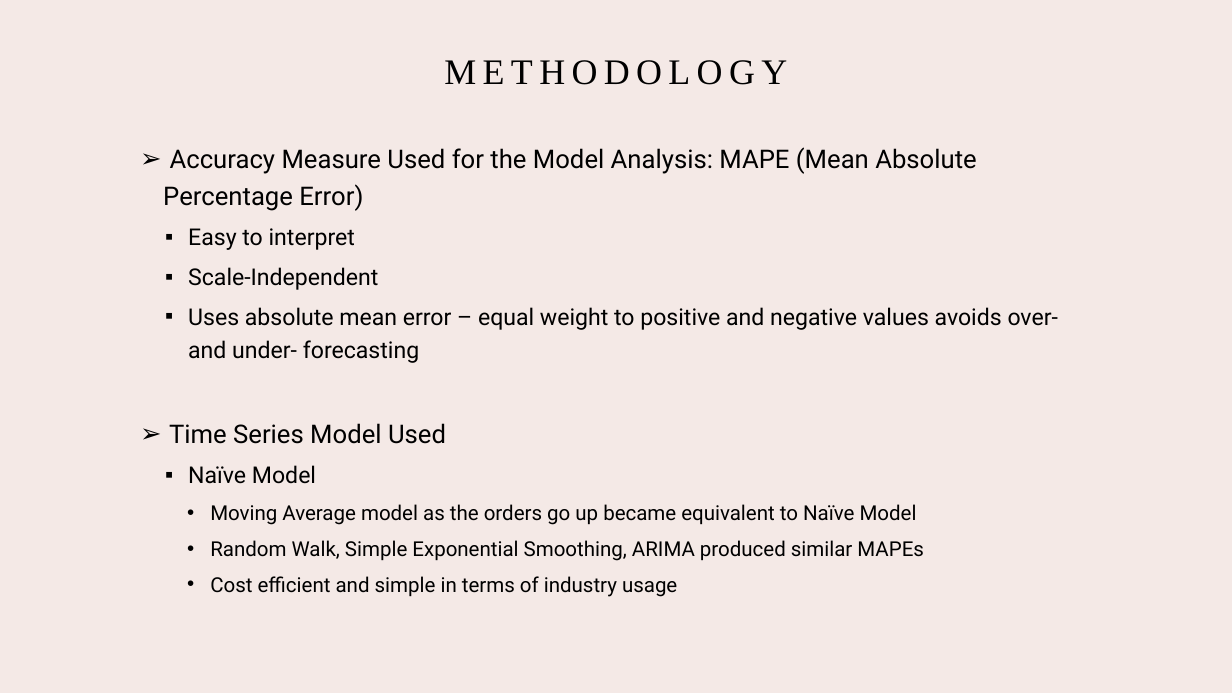
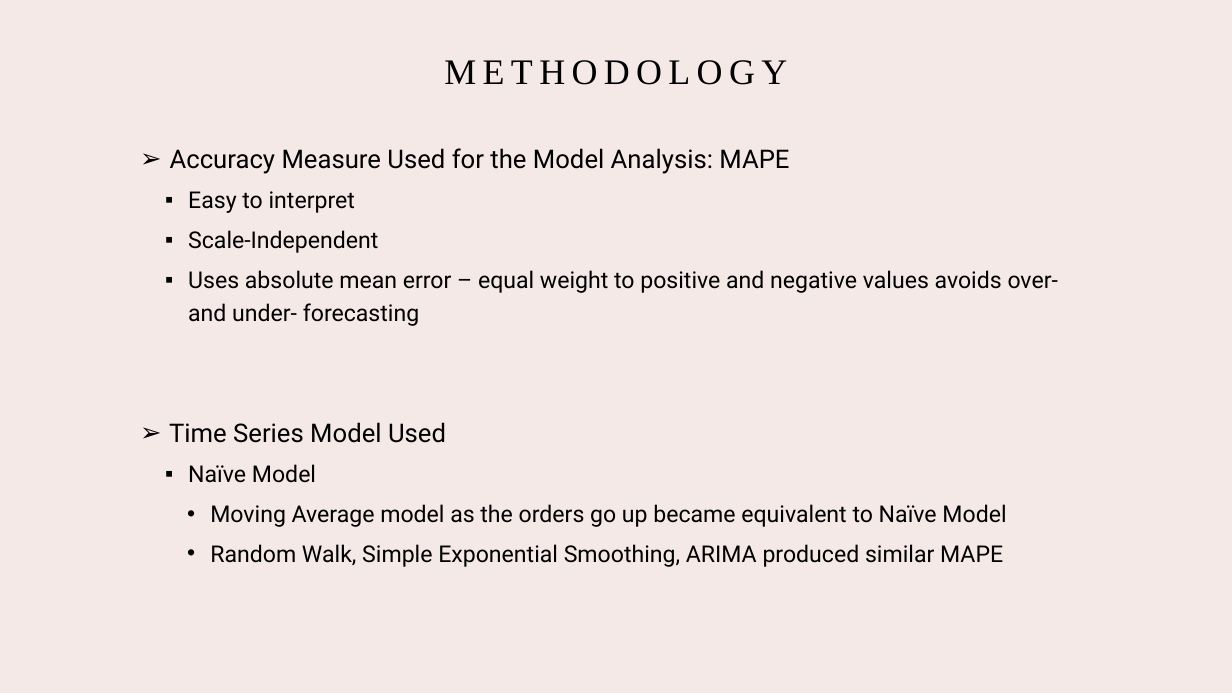
Before and after one commit to Dhruvi196/Business_Forecasting, a slide deck: slide 4 of Project/BusinessForecasting_Project.pptx. Drawn at 1232x693 pixels with LibreOffice and Linux fonts; fonts in the diff are those of the drawing. Boxes give left, top, right and bottom in pixels: in the first picture for what was removed or moved away, otherwise in the second. Text is boxed around its words. In the diff, an @@ line names an element or a change of style, - is before the commit and + after.

```diff
--- a/Project/BusinessForecasting_Project.pptx
+++ b/Project/BusinessForecasting_Project.pptx
@@ text at <box>170,148,789,174</box>: text changed @@
-➢ Accuracy Measure Used for the Model Analysis: MAPE (Mean Absolute Percentage Error)
+➢ Accuracy Measure Used for the Model Analysis: MAPE
@@ text at <box>210,504,1006,527</box>: size 16 to 18 pt in "Moving Average model as the orders go ..." @@
@@ text at <box>210,544,1003,567</box>: text changed; size 16 to 18 pt @@
-    • Random Walk, Simple Exponential Smoothing, ARIMA produced similar MAPEs
-    • Cost efficient and simple in terms of industry usage
+    • Random Walk, Simple Exponential Smoothing, ARIMA produced similar MAPE
```
Also in this commit, not shown: 6 other slides changed.
